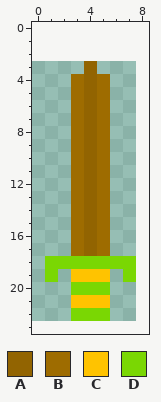
Two versions of one pixel-art file, Sprites/Guns/W_67_Wood_Sword.aseprite. Above: the version before the commit.
8x20 pixels, 1 frame. The old version is drawn lined up with the new one, on the new canvas.
Palette (. is transparent): A #926401  B #9e6c00  C #ffc300  D #7ad703
New version:
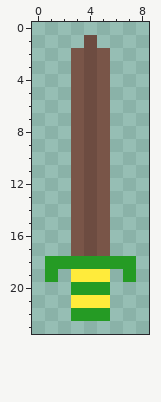
Difference:
canvas 8x20 -> 9x24, the old top-left corner now at 0,3
colour A: #926401 -> #6d4c41
colour B: #9e6c00 -> #795548
colour C: #ffc300 -> #ffeb3b
colour D: #7ad703 -> #259b24
y 1: x 4 . -> A
y 2: x 3..5 ... -> BAB
y 3: x 3 . -> B; x 5 . -> B
